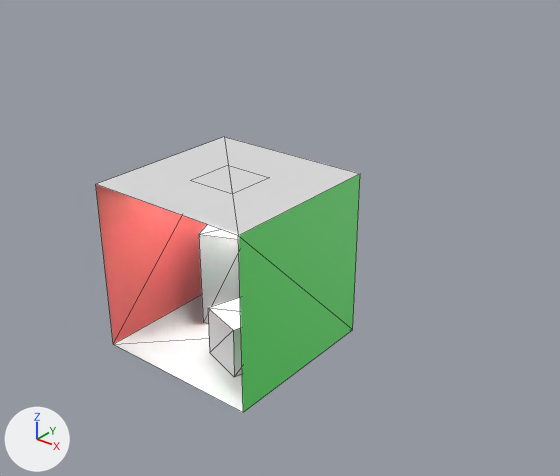
The glTF model Projects/Project-Zero/Content/Scenes/CornellBox.gltf: old version first, new version second.
Both versions are drawn from a camera (50 mm lens) standing at (5.27, -4.73, 5.05) and looking at (0.07, 1.76, 1.03). Every picture has the same lights, and +X, +Y and +Z are marked at lower left. The first picture is the older version. Mesh edges are drawn as thin lines. Vertices at exactly the same position are counted once.

In view in the first picture: 'CornellBox'.
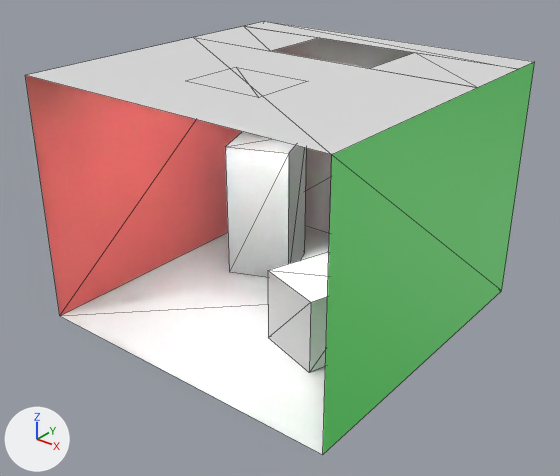
The change in detail:
me_cornellbox is used by ob_cornellbox; location (0.0, 0.0, 0.0).
me_cornellbox had 28 vertices, 36 faces and spanned x -1.0..1.0, y 0.0..2.0, z 0.0..2.0.
me_cornellbox now has 36 vertices, 42 faces and spans x -2.0..2.0, y 0.0..4.0, z 0.0..3.0.
me_cornellbox part 1: the loose piece of 8 vertices spanning x -0.71..0.01, y 0.99..1.71, z 0.0..1.2 is scaled about its middle by 1.5, then moved by (-0.55, 1.35, 0.3).
me_cornellbox part 2: the loose piece of 8 vertices spanning x 0.0..0.7, y 0.4..1.1, z 0.0..0.6 is scaled about its middle by 1.5, then moved by (0.5, 0.75, 0.15).
me_cornellbox part 3: a new loose piece of 16 vertices spanning x -2.0..2.0, y 0.0..4.0, z 0.0..3.0.
me_cornellbox part 4: the loose piece of 8 vertices spanning x -1.0..1.0, y 0.0..2.0, z 0.0..2.0 is deleted.
Other edits to the shape of me_cornellbox do not show in these pictures.

Location of each change, [x1, y1, x2, y2] in pixels of the pictures (560 x 476 px; the box of a moved part takes in the faces that stretch with it):
'CornellBox', reshaped (93% wider, 58% taller): before [96, 137, 360, 412]; after [25, 21, 535, 455]
part 1 of me_cornellbox, moved or reshaped: before [199, 225, 240, 324]; after [225, 131, 306, 278]
part 2 of me_cornellbox, moved or reshaped: before [208, 297, 242, 377]; after [268, 252, 329, 373]
part 3 of me_cornellbox, added: after [25, 21, 535, 455]
part 4 of me_cornellbox, deleted: before [96, 137, 360, 412]
